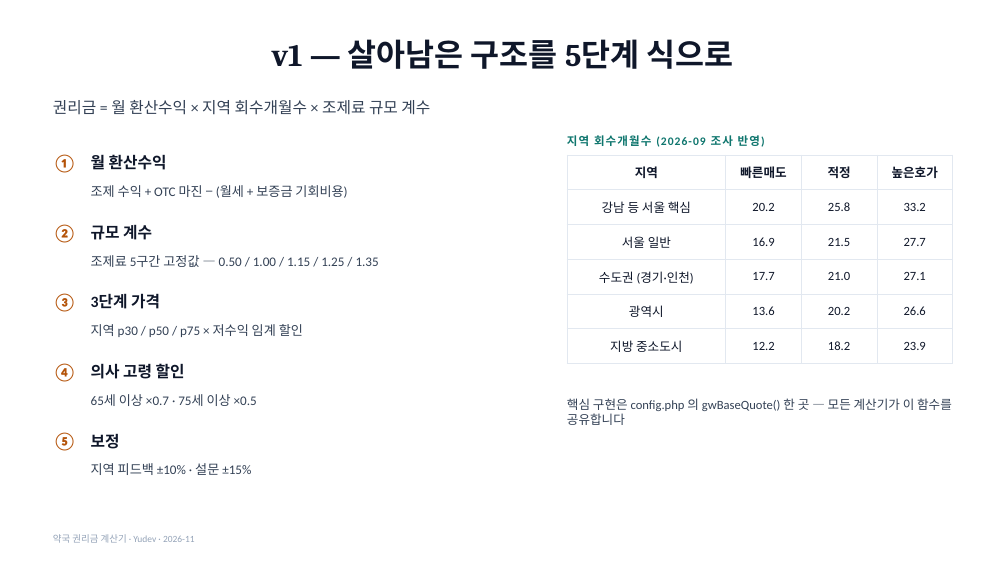
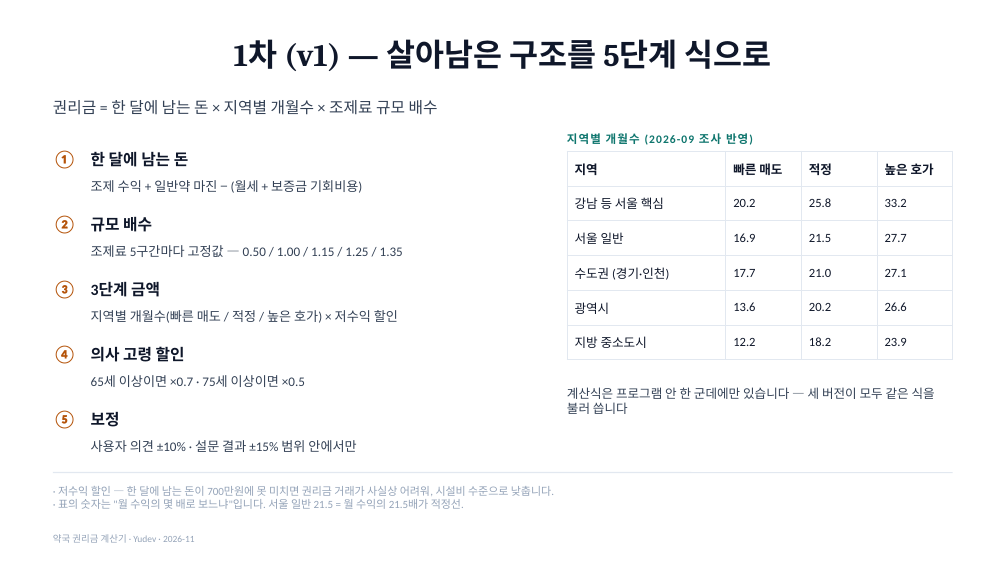
Before and after one commit to YUSEONCHUN/calculating, a slide deck: slide 8 of doc/slides/권리금계산기_프로젝트.pptx. Drawn at 1008x567 pixels with LibreOffice and Linux fonts; fonts in the diff are those of the drawing. Boxes give left, top, right and bottom in pixels: in the first picture for what was removed or moved away, otherwise in the second. Text is boxed around its words. In the diff, an @@ line names an element or a change of style, - is before the commit and + after.

```diff
--- a/doc/slides/권리금계산기_프로젝트.pptx
+++ b/doc/slides/권리금계산기_프로젝트.pptx
@@ title at (234,39,772,71): text changed @@
-v1 — 살아남은 구조를 5단계 식으로
+1차 (v1) — 살아남은 구조를 5단계 식으로
@@ text at (53,100,438,115): text changed @@
-권리금 = 월 환산수익 × 지역 회수개월수 × 조제료 규모 계수
+권리금 = 한 달에 남는 돈 × 지역별 개월수 × 조제료 규모 배수
@@ text "①": place and size @@
-text "①" at (53,155,77,173)
+text "①" at (53,151,77,169)
@@ text at (567,133,753,145): text changed @@
-지역 회수개월수 (2026-09 조사 반영)
+지역별 개월수 (2026-09 조사 반영)
@@ text at (91,151,188,167): text changed @@
-월 환산수익
+한 달에 남는 돈
@@ table: place and size @@
-table at (567,155,953,356)
+table at (567,151,953,352)
@@ table at (567,151,953,352) @@
-row 1, column 2: 빠른매도
+row 1, column 2: 빠른 매도
-row 1, column 4: 높은호가
+row 1, column 4: 높은 호가
@@ alignment centre to left @@
@@ text "②": place and size @@
-text "②" at (53,224,77,243)
+text "②" at (53,216,77,234)
@@ text at (91,180,362,193): text changed @@
-조제 수익 + OTC 마진 − (월세 + 보증금 기회비용)
+조제 수익 + 일반약 마진 − (월세 + 보증금 기회비용)
@@ text at (91,216,152,232): text changed @@
-규모 계수
+규모 배수
@@ text at (91,245,403,257): text changed @@
-조제료 5구간 고정값 — 0.50 / 1.00 / 1.15 / 1.25 / 1.35
+조제료 5구간마다 고정값 — 0.50 / 1.00 / 1.15 / 1.25 / 1.35
@@ text "③": place and size @@
-text "③" at (53,294,77,312)
+text "③" at (53,281,77,299)
@@ text at (91,281,160,297): text changed @@
-3단계 가격
+3단계 금액
@@ text at (91,310,398,323): text changed @@
-지역 p30 / p50 / p75 × 저수익 임계 할인
+지역별 개월수(빠른 매도 / 적정 / 높은 호가) × 저수익 할인
@@ text "④": place and size @@
-text "④" at (53,363,77,382)
+text "④" at (53,346,77,364)
@@ text "의사 고령 할인": place and size @@
-text "의사 고령 할인" at (91,363,185,379)
+text "의사 고령 할인" at (91,346,185,362)
@@ text at (91,375,305,387): text changed @@
-65세 이상 ×0.7 · 75세 이상 ×0.5
+65세 이상이면 ×0.7 · 75세 이상이면 ×0.5
@@ text at (567,387,935,414): text changed @@
-핵심 구현은 config.php 의 gwBaseQuote() 한 곳 — 모든 계산기가 이 함수를 공유합니다
+계산식은 프로그램 안 한 군데에만 있습니다 — 세 버전이 모두 같은 식을 불러 씁니다
@@ text "⑤": place and size @@
-text "⑤" at (53,433,77,451)
+text "⑤" at (53,411,77,429)
@@ text "보정": place and size @@
-text "보정" at (91,433,120,449)
+text "보정" at (91,411,120,427)
@@ text at (91,440,356,452): text changed @@
-지역 피드백 ±10% · 설문 ±15%
+사용자 의견 ±10% · 설문 결과 ±15% 범위 안에서만
@@ line added from (53, 473) to (953, 473), #E2E8F0 1 pt @@
@@ text added at (58,486,554,509), 10.5 pt, text #94A3B8 @@
+· 저수익 할인 — 한 달에 남는 돈이 700만원에 못 미치면 권리금 거래가 사실상 어려워, 시설비 수준으로 낮춥니다.
+· 표의 숫자는 "월 수익의 몇 배로 보느냐"입니다. 서울 일반 21.5 = 월 수익의 21.5배가 적정선.
```
Also in this commit, not shown: 18 other slides changed, 3 slides added, 2 slides removed, 5 other files.
